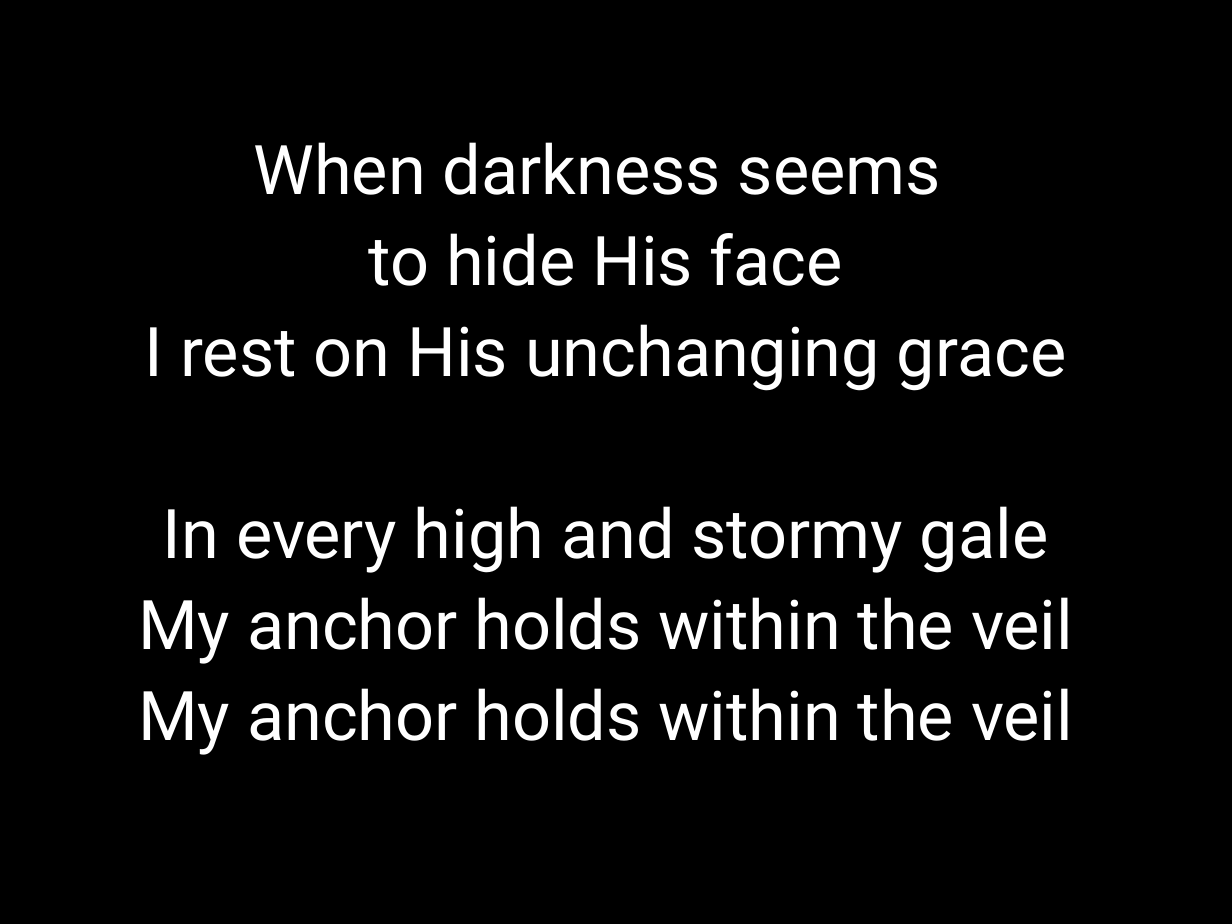
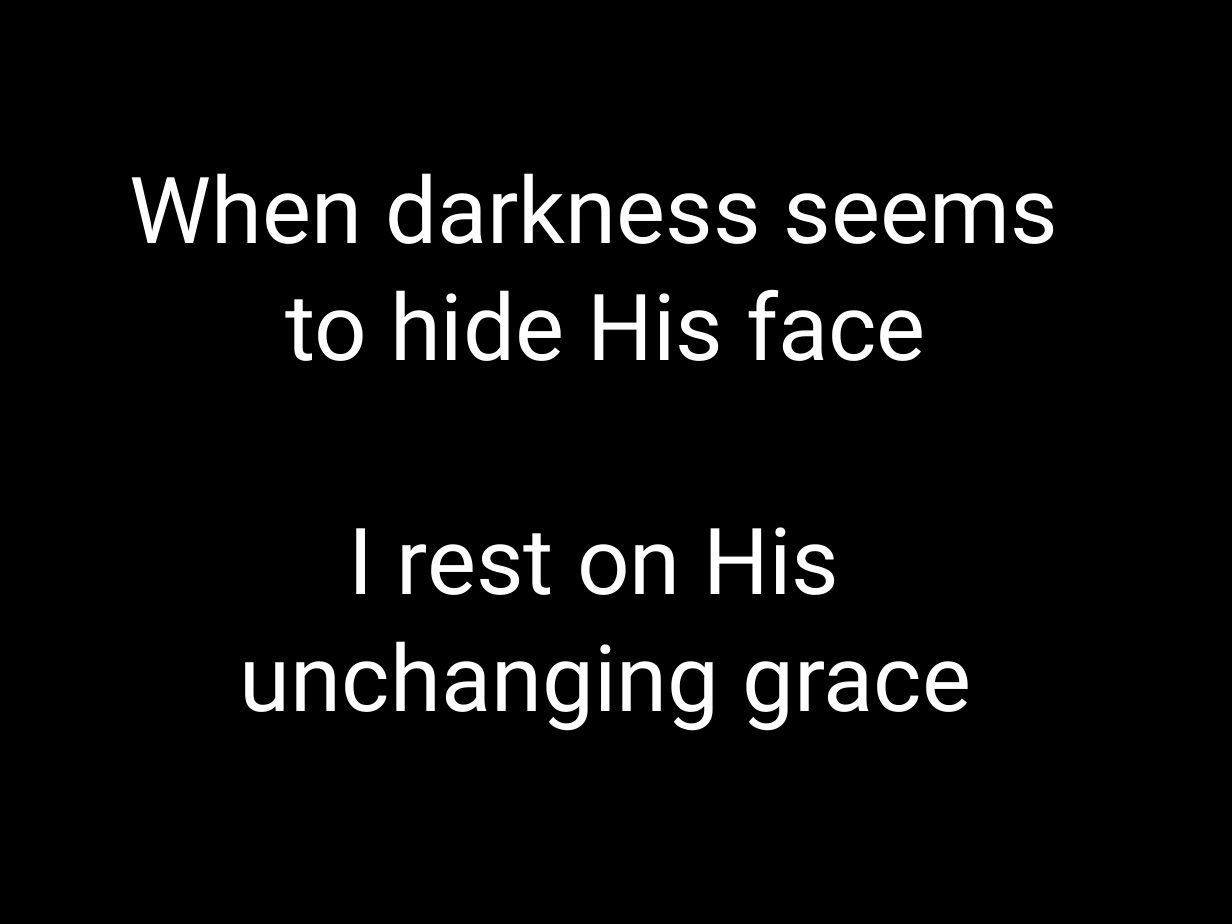
Before and after one commit to kendall412/worship, a slide deck: slide 6 of Cornerstone.pptx (slide 4 before the commit). Drawn at 1232x924 pixels with LibreOffice and Linux fonts; fonts in the diff are those of the drawing. Boxes give left, top, right and bottom in pixels: in the first picture for what was removed or moved away, otherwise in the second. Text is boxed around its words. In the diff, an @@ line names an element or a change of style, - is before the commit and + after.

```diff
--- a/Cornerstone.pptx
+++ b/Cornerstone.pptx
@@ subtitle at [130,173,1058,361]: size 40 to 54 pt in "When darkness seems", "to hide His face" @@
@@ subtitle at [240,527,971,731]: text changed; size 40 to 54 pt @@
-I rest on His unchanging grace
-In every high and stormy gale
-My anchor holds within the veil
-My anchor holds within the veil
+I rest on His
+unchanging grace
```
Also in this commit, not shown: 6 other slides changed, 6 slides added, 11 other files.
